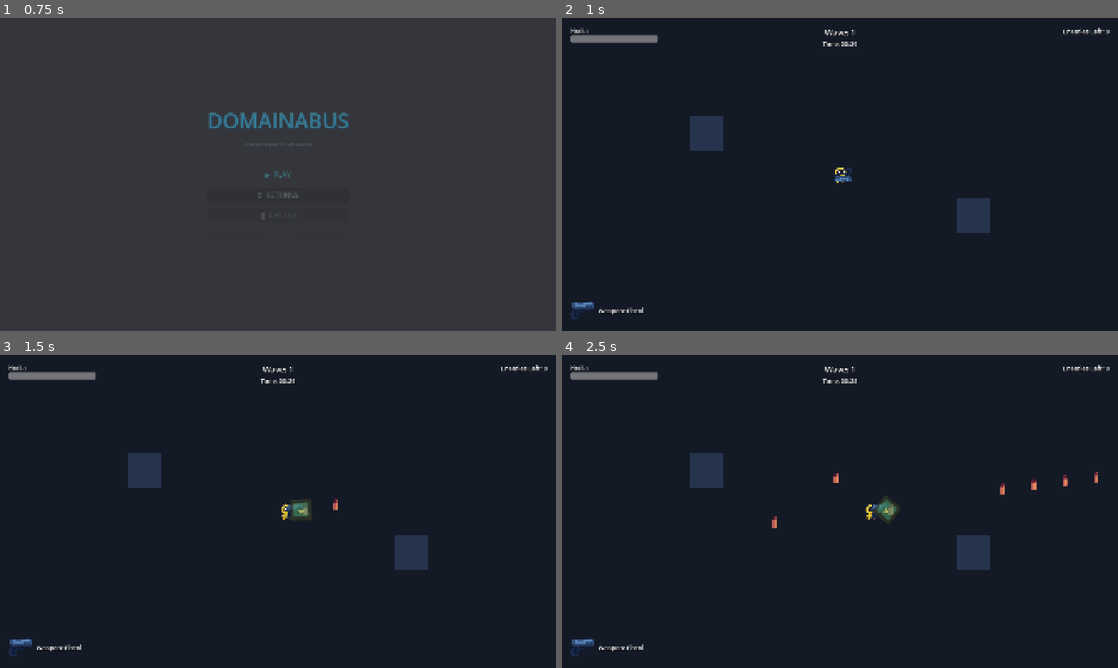
Above: before the commit, frames 1-4 (two rows, left to right).
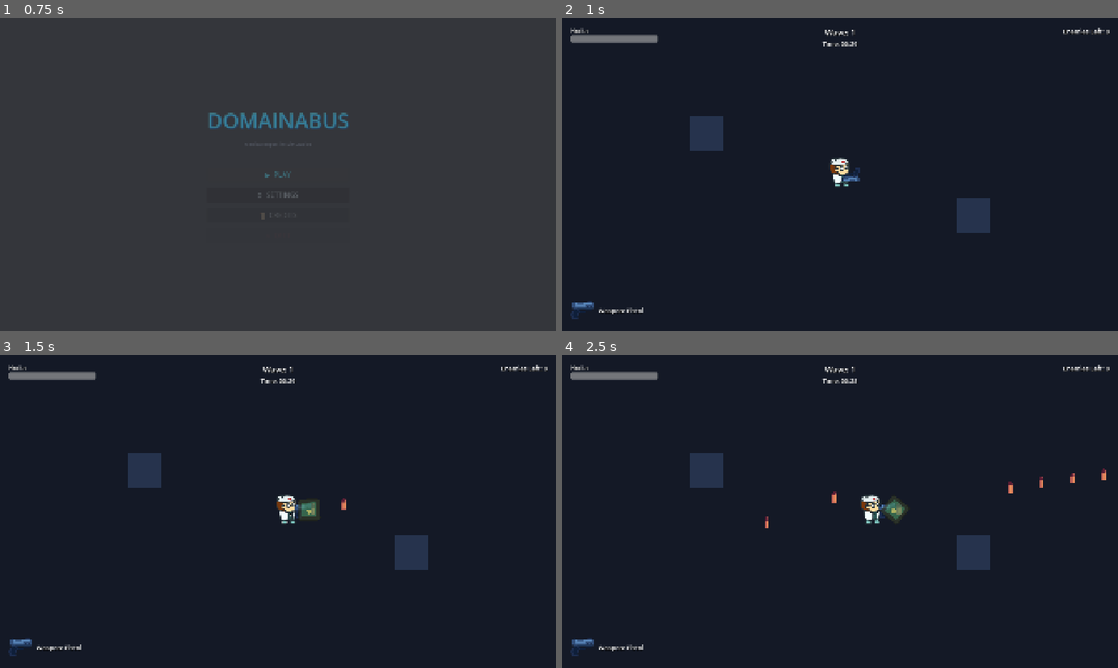
Above: after the commit, the same moments.

Repository: ItsAMeDann/Domainabus
Game: Godot game, scene res://Game/UI/main_menu.tscn
The game is run twice, just before and just after one commit, with the same random seed, the same clock (stepped at 60 frames per second) and the same inputs. The engine's default icon, where the game draws it, is replaced by a stand-in: a white triangle on a blue panel in a dark square. Sound files missing from this copy of the repository are replaced by a short silence.
Inputs (mouse positions are in pixels of both pictures, inside the frame that each line leads up to):
- Up to frame 1 (0.75 s): click "▶ PLAY" at 0.5 s
- Up to frame 2 (1 s): no input
- Up to frame 3 (1.5 s): tap Enter (ui_accept) at 1.25 s; move the mouse to (400, 495) at 1.27 s; press the mouse at (400, 495) at 1.28 s; hold D (move_right) from 1.28 s (still down)
- Up to frame 4 (2.5 s): tap Enter (ui_accept) at 1.52 s; release D (move_right) at 2 s; release the mouse at (962, 495) at 2 s; drag from (728, 527) to (1017, 489) at 2.02 s

Frame 1 is identical in both runs. In frame 2, 0.3% of the frame differs, in the area x 48-54%, y 44-54%; in frame 3, 0.5%; in frame 4, 0.8%, in the area x 36-98%, y 36-56%.

Commit message:
feat: added char sprite + fix walking particle position

Diff:
--- a/Game/Component/damage_number.gd
+++ b/Game/Component/damage_number.gd
@@ -6,7 +6,7 @@
 
 func _ready() -> void:
 	var label := Label.new()
-	label.text = str(round(amount))
+	label.text = "%d" % floor(amount)
 	label.horizontal_alignment = HORIZONTAL_ALIGNMENT_CENTER
 	label.vertical_alignment = VERTICAL_ALIGNMENT_CENTER
 	label.add_theme_font_size_override("font_size", 24)
--- a/Game/Enemy/bacteriophage.tscn
+++ b/Game/Enemy/bacteriophage.tscn
@@ -1,8 +1,8 @@
-[gd_scene load_steps=6 format=3]
+[gd_scene format=3 uid="uid://dndl2im5w22nw"]
 
-[ext_resource type="Script" path="res://Game/Enemy/bacteriophage.gd" id="1"]
-[ext_resource type="Texture2D" path="res://Asset/Placeholder/Regular.png" id="2"]
-[ext_resource type="Script" path="res://Game/Component/health_component.gd" id="3"]
+[ext_resource type="Script" uid="uid://klut1dgsgxt6" path="res://Game/Enemy/bacteriophage.gd" id="1"]
+[ext_resource type="Texture2D" uid="uid://bpbquww6aei2i" path="res://Asset/Placeholder/Regular.png" id="2"]
+[ext_resource type="Script" uid="uid://dbu50pxafibur" path="res://Game/Component/health_component.gd" id="3"]
 
 [sub_resource type="CircleShape2D" id="CircleShape2D_1"]
 radius = 25.0
@@ -10,26 +10,26 @@
 [sub_resource type="CircleShape2D" id="CircleShape2D_2"]
 radius = 27.0
 
-[node name="Bacteriophage" type="CharacterBody2D"]
+[node name="Bacteriophage" type="CharacterBody2D" unique_id=1546573538]
 collision_layer = 2
 collision_mask = 11
 script = ExtResource("1")
 
-[node name="Sprite2D" type="Sprite2D" parent="."]
+[node name="Sprite2D" type="Sprite2D" parent="." unique_id=1487107180]
 scale = Vector2(0.1, 0.1)
 texture = ExtResource("2")
 
-[node name="CollisionShape2D" type="CollisionShape2D" parent="."]
+[node name="CollisionShape2D" type="CollisionShape2D" parent="." unique_id=1733603721]
 shape = SubResource("CircleShape2D_1")
 
-[node name="HealthComponent" type="Node" parent="."]
+[node name="HealthComponent" type="Node" parent="." unique_id=982811809]
 script = ExtResource("3")
-max_health = 70.0
+max_health = 40.0
 
-[node name="Hitbox" type="Area2D" parent="."]
+[node name="Hitbox" type="Area2D" parent="." unique_id=1663706451]
 collision_layer = 0
 
-[node name="CollisionShape2D" type="CollisionShape2D" parent="Hitbox"]
+[node name="CollisionShape2D" type="CollisionShape2D" parent="Hitbox" unique_id=1651413003]
 shape = SubResource("CircleShape2D_2")
 
 [connection signal="died" from="HealthComponent" to="." method="_on_died"]
--- a/Game/Enemy/coccus.tscn
+++ b/Game/Enemy/coccus.tscn
@@ -1,35 +1,35 @@
-[gd_scene load_steps=6 format=3]
+[gd_scene format=3 uid="uid://buhh61twih0s1"]
 
-[ext_resource type="Script" path="res://Game/Enemy/coccus.gd" id="1"]
-[ext_resource type="Texture2D" path="res://Asset/Placeholder/Tanker.png" id="2"]
-[ext_resource type="Script" path="res://Game/Component/health_component.gd" id="3"]
+[ext_resource type="Script" uid="uid://bh2sj6rtfpvev" path="res://Game/Enemy/coccus.gd" id="1"]
+[ext_resource type="Texture2D" uid="uid://cnoum3i0xe220" path="res://Asset/Placeholder/Beefy.png" id="2_73mvb"]
+[ext_resource type="Script" uid="uid://dbu50pxafibur" path="res://Game/Component/health_component.gd" id="3"]
 
 [sub_resource type="CircleShape2D" id="CircleShape2D_1"]
-radius = 30.0
+radius = 42.047592
 
 [sub_resource type="CircleShape2D" id="CircleShape2D_2"]
-radius = 32.0
+radius = 45.01111
 
-[node name="Coccus" type="CharacterBody2D"]
+[node name="Coccus" type="CharacterBody2D" unique_id=26949106]
 collision_layer = 2
 collision_mask = 11
 script = ExtResource("1")
 
-[node name="Sprite2D" type="Sprite2D" parent="."]
-scale = Vector2(0.12, 0.12)
-texture = ExtResource("2")
+[node name="Sprite2D" type="Sprite2D" parent="." unique_id=1537661777]
+scale = Vector2(0.27, 0.27)
+texture = ExtResource("2_73mvb")
 
-[node name="CollisionShape2D" type="CollisionShape2D" parent="."]
+[node name="CollisionShape2D" type="CollisionShape2D" parent="." unique_id=1383109879]
 shape = SubResource("CircleShape2D_1")
 
-[node name="HealthComponent" type="Node" parent="."]
+[node name="HealthComponent" type="Node" parent="." unique_id=1699203098]
 script = ExtResource("3")
-max_health = 150.0
+max_health = 85.0
 
-[node name="Hitbox" type="Area2D" parent="."]
+[node name="Hitbox" type="Area2D" parent="." unique_id=484169269]
 collision_layer = 0
 
-[node name="CollisionShape2D" type="CollisionShape2D" parent="Hitbox"]
+[node name="CollisionShape2D" type="CollisionShape2D" parent="Hitbox" unique_id=1714032772]
 shape = SubResource("CircleShape2D_2")
 
 [connection signal="died" from="HealthComponent" to="." method="_on_died"]
--- a/Game/Enemy/enemy_base.gd
+++ b/Game/Enemy/enemy_base.gd
@@ -51,7 +51,8 @@
 	walk_particles.scale_amount_min = 2.0
 	walk_particles.scale_amount_max = 5.0
 	walk_particles.color = Color(0.8, 0.8, 0.8, 0.5)
-	walk_particles.position = Vector2(0, 10)
+	var radius:float = find_child("CollisionShape2D").shape.radius
+	walk_particles.position = Vector2(-radius, 0)
 	add_child(walk_particles)
 
 func _physics_process(delta: float) -> void:
@@ -100,7 +101,7 @@
 	var dmg_num = preload("res://Game/Component/damage_number.gd").new()
 	dmg_num.amount = final_damage
 	dmg_num.weapon_type = weapon_type
-	dmg_num.global_position = global_position
+	dmg_num.global_position = global_position + (Vector2(randf(), randf()) * 30)
 	get_tree().current_scene.add_child(dmg_num)
 
 	_play_hit_effects()
--- a/Game/Enemy/spirillum.tscn
+++ b/Game/Enemy/spirillum.tscn
@@ -1,8 +1,8 @@
-[gd_scene load_steps=6 format=3]
+[gd_scene format=3 uid="uid://hgngl11sx8pd"]
 
-[ext_resource type="Script" path="res://Game/Enemy/spirillum.gd" id="1"]
-[ext_resource type="Texture2D" path="res://Asset/Placeholder/Speed.png" id="2"]
-[ext_resource type="Script" path="res://Game/Component/health_component.gd" id="3"]
+[ext_resource type="Script" uid="uid://bcaj6qa3dvvt8" path="res://Game/Enemy/spirillum.gd" id="1"]
+[ext_resource type="Texture2D" uid="uid://caubcx40xvayi" path="res://Asset/Placeholder/Speed.png" id="2"]
+[ext_resource type="Script" uid="uid://dbu50pxafibur" path="res://Game/Component/health_component.gd" id="3"]
 
 [sub_resource type="CircleShape2D" id="CircleShape2D_1"]
 radius = 18.0
@@ -10,26 +10,26 @@
 [sub_resource type="CircleShape2D" id="CircleShape2D_2"]
 radius = 20.0
 
-[node name="Spirillum" type="CharacterBody2D"]
+[node name="Spirillum" type="CharacterBody2D" unique_id=457792967]
 collision_layer = 2
 collision_mask = 11
 script = ExtResource("1")
 
-[node name="Sprite2D" type="Sprite2D" parent="."]
+[node name="Sprite2D" type="Sprite2D" parent="." unique_id=378615889]
 scale = Vector2(0.08, 0.08)
 texture = ExtResource("2")
 
-[node name="CollisionShape2D" type="CollisionShape2D" parent="."]
+[node name="CollisionShape2D" type="CollisionShape2D" parent="." unique_id=1759775293]
 shape = SubResource("CircleShape2D_1")
 
-[node name="HealthComponent" type="Node" parent="."]
+[node name="HealthComponent" type="Node" parent="." unique_id=2140610439]
 script = ExtResource("3")
-max_health = 45.0
+max_health = 30.0
 
-[node name="Hitbox" type="Area2D" parent="."]
+[node name="Hitbox" type="Area2D" parent="." unique_id=95121275]
 collision_layer = 0
 
-[node name="CollisionShape2D" type="CollisionShape2D" parent="Hitbox"]
+[node name="CollisionShape2D" type="CollisionShape2D" parent="Hitbox" unique_id=1436873301]
 shape = SubResource("CircleShape2D_2")
 
 [connection signal="died" from="HealthComponent" to="." method="_on_died"]
--- a/Game/Player/player.tscn
+++ b/Game/Player/player.tscn
@@ -1,29 +1,89 @@
 [gd_scene format=3 uid="uid://4fiaxga2wqq1"]
 
 [ext_resource type="Script" uid="uid://bf71l0rw8t77o" path="res://Game/Player/player_controller.gd" id="1"]
-[ext_resource type="Texture2D" uid="uid://cbhkapakk6ege" path="res://Asset/Placeholder/Char.png" id="2"]
+[ext_resource type="Texture2D" uid="uid://bnp4yfb3a2auo" path="res://Asset/Placeholder/Doctah.png" id="2_vytja"]
 [ext_resource type="Script" uid="uid://boku1e33mu1iv" path="res://Game/Weapon/weapon_manager.gd" id="3"]
 [ext_resource type="Script" uid="uid://dbu50pxafibur" path="res://Game/Component/health_component.gd" id="4"]
 
 [sub_resource type="CircleShape2D" id="CircleShape2D_1"]
-radius = 14.0
+radius = 21.0
 
 [sub_resource type="CircleShape2D" id="CircleShape2D_2"]
-radius = 18.0
+radius = 25.019993
+
+[sub_resource type="Animation" id="Animation_segth"]
+length = 0.001
+tracks/0/type = "value"
+tracks/0/imported = false
+tracks/0/enabled = true
+tracks/0/path = NodePath("Sprite2D:frame")
+tracks/0/interp = 1
+tracks/0/loop_wrap = true
+tracks/0/keys = {
+"times": PackedFloat32Array(0),
+"transitions": PackedFloat32Array(1),
+"update": 1,
+"values": [0]
+}
+
+[sub_resource type="Animation" id="Animation_p2hw7"]
+resource_name = "idle"
+length = 0.33333334
+loop_mode = 1
+tracks/0/type = "value"
+tracks/0/imported = false
+tracks/0/enabled = true
+tracks/0/path = NodePath("Sprite2D:frame")
+tracks/0/interp = 1
+tracks/0/loop_wrap = true
+tracks/0/keys = {
+"times": PackedFloat32Array(0),
+"transitions": PackedFloat32Array(1),
+"update": 1,
+"values": [0]
+}
+
+[sub_resource type="Animation" id="Animation_ch4ko"]
+resource_name = "walk"
+length = 0.8000067
+loop_mode = 1
+step = 0.06666667
+tracks/0/type = "value"
+tracks/0/imported = false
+tracks/0/enabled = true
+tracks/0/path = NodePath("Sprite2D:frame")
+tracks/0/interp = 1
+tracks/0/loop_wrap = true
+tracks/0/keys = {
+"times": PackedFloat32Array(0, 0.2, 0.4, 0.6),
+"transitions": PackedFloat32Array(1, 1, 1, 1),
+"update": 1,
+"values": [0, 1, 2, 3]
+}
+
+[sub_resource type="AnimationLibrary" id="AnimationLibrary_vh1aq"]
+_data = {
+&"RESET": SubResource("Animation_segth"),
+&"idle": SubResource("Animation_p2hw7"),
+&"walk": SubResource("Animation_ch4ko")
+}
 
 [node name="Player" type="CharacterBody2D" unique_id=1088625148]
 collision_mask = 10
 script = ExtResource("1")
 
 [node name="Sprite2D" type="Sprite2D" parent="." unique_id=864250620]
-scale = Vector2(2, 2)
-texture = ExtResource("2")
+scale = Vector2(1.5, 1.5)
+texture = ExtResource("2_vytja")
+offset = Vector2(-1.82, -10.945)
+hframes = 2
+vframes = 2
 
 [node name="CollisionShape2D" type="CollisionShape2D" parent="." unique_id=1909184316]
 shape = SubResource("CircleShape2D_1")
 
 [node name="WeaponMount" type="Marker2D" parent="." unique_id=501480018]
-position = Vector2(20, 0)
+position = Vector2(48, 0)
 
 [node name="WeaponManager" type="Node" parent="WeaponMount" unique_id=1832455099]
 script = ExtResource("3")
@@ -38,5 +98,9 @@
 [node name="HealthComponent" type="Node" parent="." unique_id=893718227]
 script = ExtResource("4")
 
+[node name="PlayerAnimation" type="AnimationPlayer" parent="." unique_id=247082189]
+libraries/ = SubResource("AnimationLibrary_vh1aq")
+autoplay = &"idle"
+
 [connection signal="body_entered" from="EnemyDetector" to="." method="_on_enemy_detector_body_entered"]
 [connection signal="died" from="HealthComponent" to="." method="_on_died"]
--- a/Game/Player/player_controller.gd
+++ b/Game/Player/player_controller.gd
@@ -12,6 +12,7 @@
 @onready var weapon_mount: Marker2D = $WeaponMount
 @onready var weapon_manager: Node = $WeaponMount/WeaponManager
 @onready var health_component: Node = $HealthComponent
+@onready var player_animation: AnimationPlayer = $PlayerAnimation
 
 var i_frame_timer: Timer
 var walk_particles: CPUParticles2D
@@ -51,7 +52,7 @@
 	walk_particles.scale_amount_min = 2.0
 	walk_particles.scale_amount_max = 6.0
 	walk_particles.color = Color(0.8, 0.8, 0.8, 0.6)
-	walk_particles.position = Vector2(0, 15)
+	walk_particles.position = Vector2(0, 36.0)
 	add_child(walk_particles)
 
 func apply_knockback(force: float, dir: Vector2) -> void:
@@ -101,6 +102,9 @@
 	direction.y = Input.get_action_strength("move_down") - Input.get_action_strength("move_up")
 	if direction.length_squared() > 0.0:
 		direction = direction.normalized()
+		player_animation.play("walk")
+	else:
+		player_animation.play("idle")
 
 	# Determine speed modifier (holding weapon = 0.7x, firing = 0.3x)
 	var speed_multiplier := 0.7
Binary file added: Asset/Placeholder/Beefy.png
Binary file added: Asset/Placeholder/Doctah.png
